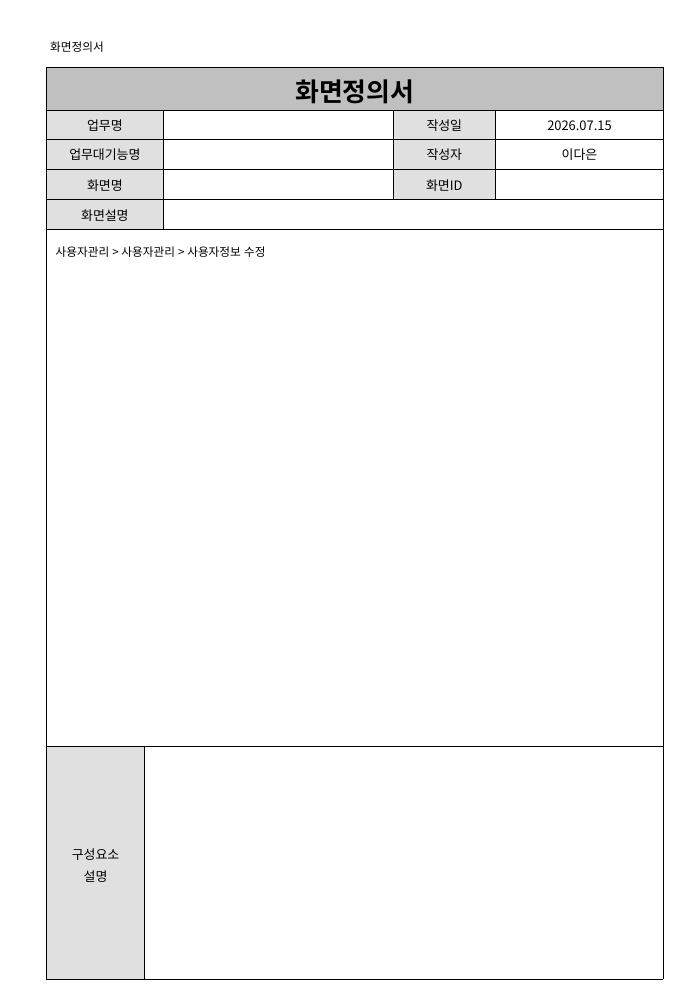
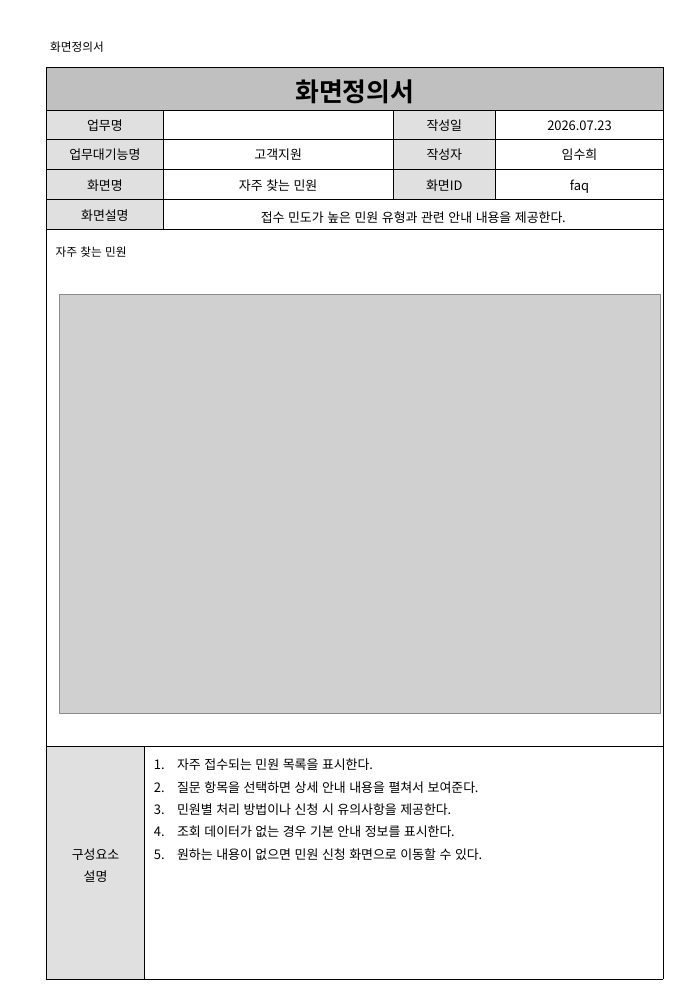
Before and after one commit to shintra0070-commits/PROJECT, a slide deck: slide 11 of 민원 업무 자동화 플랫폼/PROJECT/산출물/03_화면정의서.ppt (slide 15 before the commit). Drawn at 698x1008 pixels with LibreOffice and Linux fonts; fonts in the diff are those of the drawing; grey boxes stand for pictures. Boxes give left, top, right and bottom in pixels: in the first picture for what was removed or moved away, otherwise in the second. Text is boxed around its words. In the diff, an @@ line names an element or a change of style, - is before the commit and + after.

Commit message:
민원 업무 자동화 플랫폼

```diff
--- a/민원 업무 자동화 플랫폼/PROJECT/산출물/03_화면정의서.ppt
+++ b/민원 업무 자동화 플랫폼/PROJECT/산출물/03_화면정의서.ppt
@@ table at bbox=[47, 67, 664, 979] @@
-row 2, column 5: 2026.07.15
+row 2, column 5: 2026.07.23
-row 3, column 3: 
+row 3, column 3: 고객지원
-row 3, column 5: 이다은
+row 3, column 5: 임수희
-row 4, column 3: 
+row 4, column 3: 자주 찾는 민원
-row 4, column 5: 
+row 4, column 5: faq
-row 5, column 3: 
+row 5, column 3: 접수 민도가 높은 민원 유형과 관련 안내 내용을 제공한다.
-row 7, column 2: 
+row 7, column 2: 자주 접수되는 민원 목록을 표시한다. / 질문 항목을 선택하면 상세 안내 내용을 펼쳐서 보여준다. / 민원별 처리 방법이나 신청 시 유의사항을 제공한다. / 조회 데이터가 없는 경우 기본 안내 정보를 표시한다. / 원하는 내용이 없으면 민원 신청 화면으로 이동할 수 있다.
@@ text at bbox=[56, 246, 126, 257]: text changed @@
-사용자관리 > 사용자관리 > 사용자정보 수정
+자주 찾는 민원
@@ picture added at bbox=[60, 294, 661, 713] @@
```
Also in this commit, not shown: 17 other slides changed, 2 slides added, 7 slides removed.
